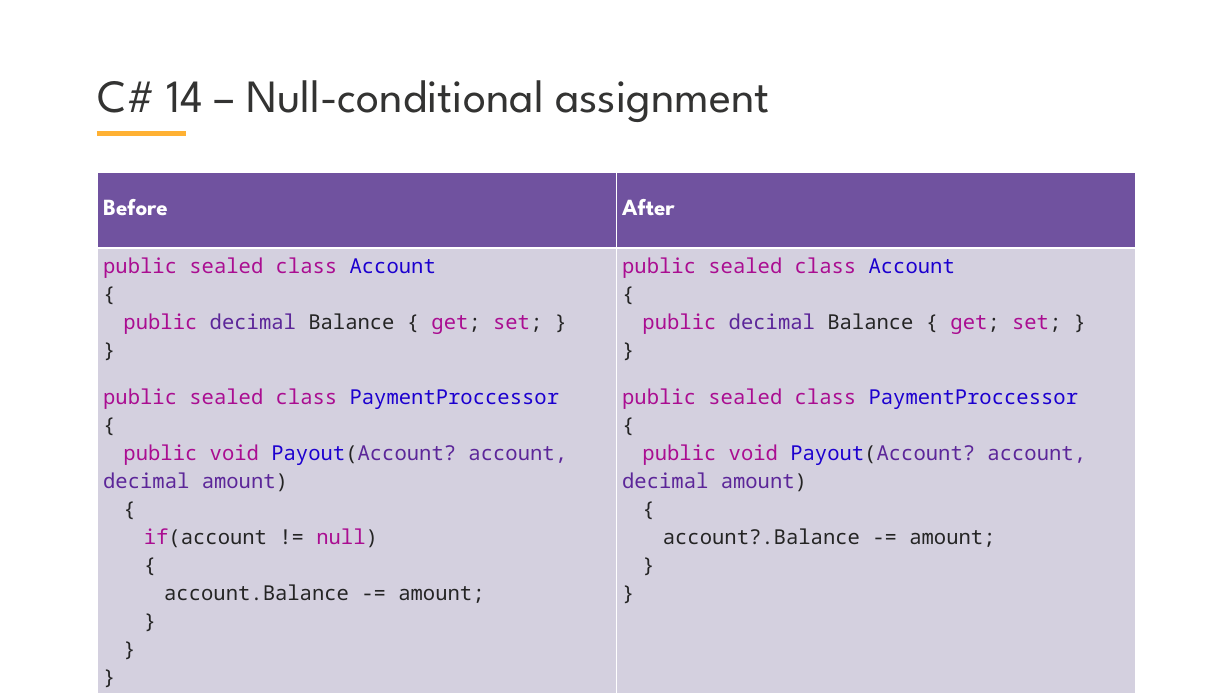
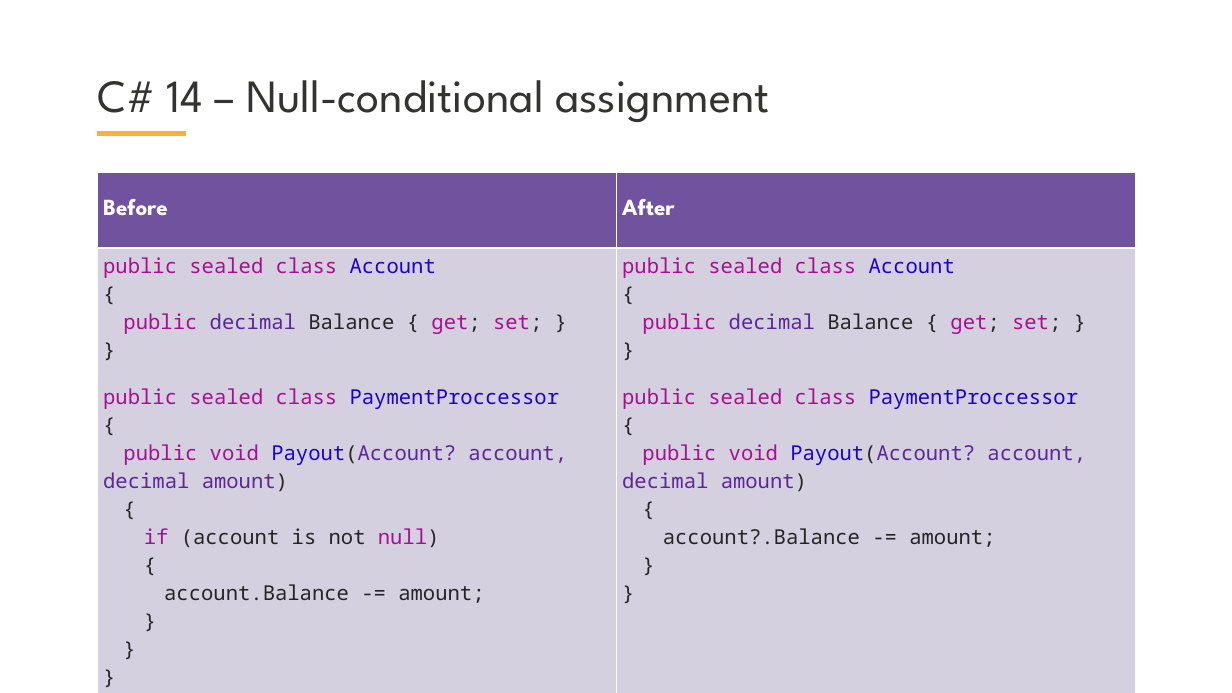
Before and after one commit to VladislavAntonyuk/AICalendar, a slide deck: slide 10 of .NET Conf 2025 - Ukraine (Eng).pptx. Drawn at 1232x693 pixels with LibreOffice and Linux fonts; fonts in the diff are those of the drawing; background and template pictures are left out. Boxes give left, top, right and bottom in pixels: in the first picture for what was removed or moved away, otherwise in the second. Text is boxed around its words. In the diff, an @@ line names an element or a change of style, - is before the commit and + after.

Commit message:
update presentation

```diff
--- a/.NET Conf 2025 - Ukraine (Eng).pptx
+++ b/.NET Conf 2025 - Ukraine (Eng).pptx
@@ table at (x1=97, y1=173, x2=1135, y2=624) @@
-row 2, column 1: public sealed class Account { public decimal Balance { get; set; } } public sealed class PaymentProccessor { public void Payout(Account? account, decimal amount) { if(account != null) { account.Balance -= amount; } } }
+row 2, column 1: public sealed class Account { public decimal Balance { get; set; } } public sealed class PaymentProccessor { public void Payout(Account? account, decimal amount) { if (account is not null) { account.Balance -= amount; } } }
```
Also in this commit, not shown: 4 other slides changed, 3 slides removed, 1 other file.
